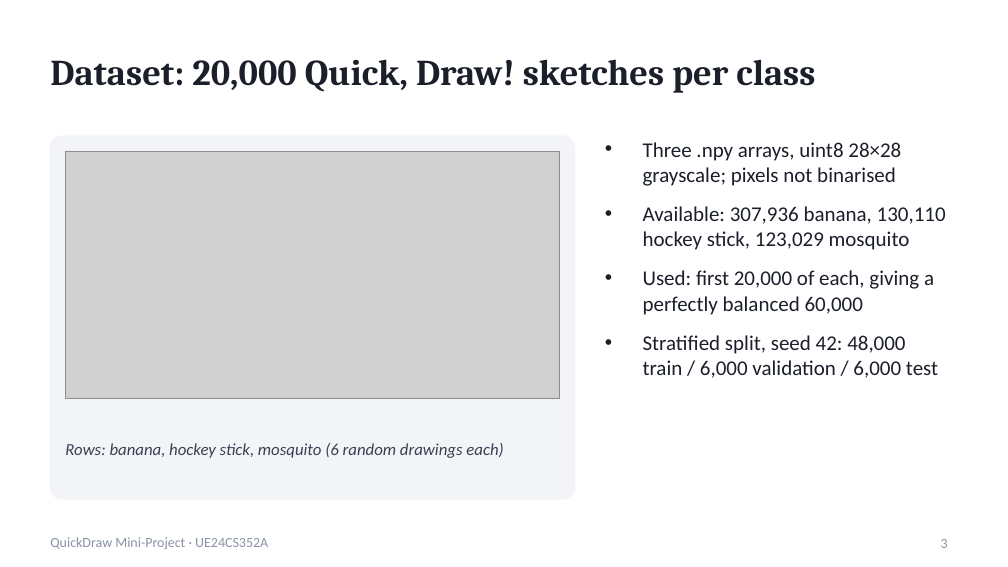
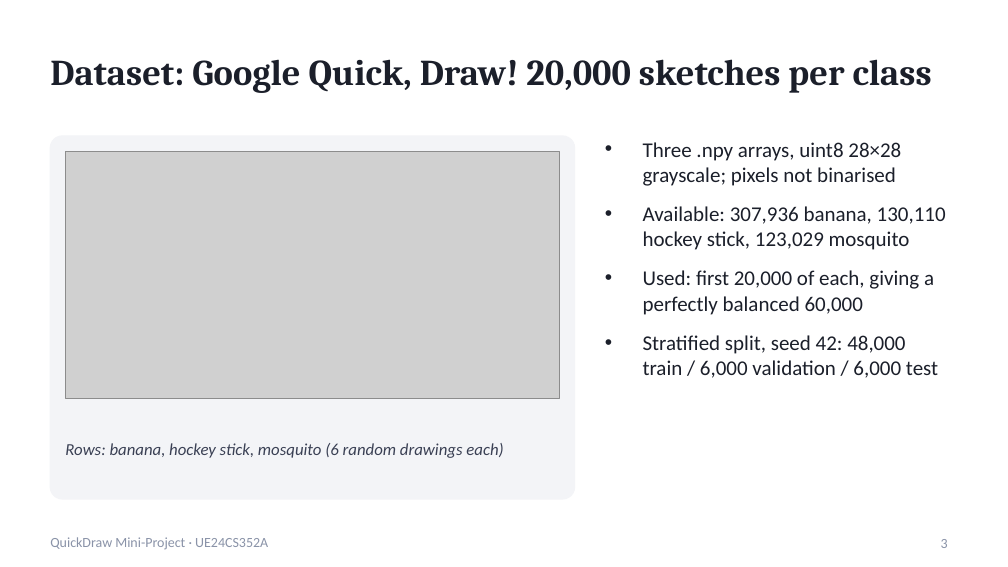
Before and after one commit to AbhayTS1011/ML-MINI-PROJECT, a slide deck: slide 3 of PROJECT/QuickDraw_Mini_Project_Presentation.pptx. Drawn at 1008x567 pixels with LibreOffice and Linux fonts; fonts in the diff are those of the drawing; grey boxes stand for pictures. Boxes give left, top, right and bottom in pixels: in the first picture for what was removed or moved away, otherwise in the second. Text is boxed around its words. In the diff, an @@ line names an element or a change of style, - is before the commit and + after.

```diff
--- a/PROJECT/QuickDraw_Mini_Project_Presentation.pptx
+++ b/PROJECT/QuickDraw_Mini_Project_Presentation.pptx
@@ title at (50,59,932,93): text changed @@
-Dataset: 20,000 Quick, Draw! sketches per class
+Dataset: Google Quick, Draw! 20,000 sketches per class
```
Also in this commit, not shown: 1 slide removed, 3 other files.
